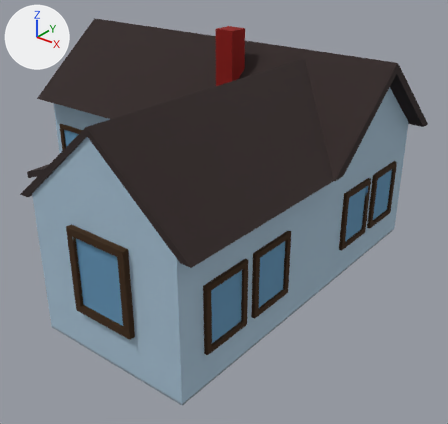
An edit to the glTF model Neighborhood/OSHouse01.glb, drawn before and after from the same camera.
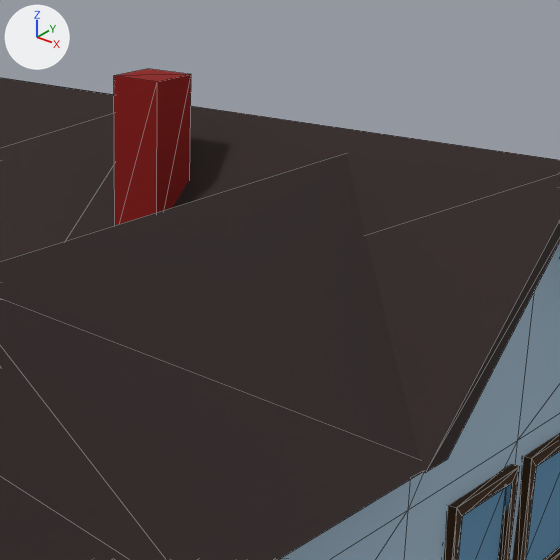
Each version appears first whole from a 50 mm camera at (5.94, -7.25, 4.89) aimed at (0.52, -0.48, 0.69), and next in a close-up on the part from 38% to 86% of the width and 0% to 51% of the height. Every picture has the same lights, and +X, +Y and +Z are marked at upper left. The close-ups show mesh edges as thin lines. Objects named as collision shapes, trigger or cutter boxes, shadow casters or lower levels of detail are left out. Where no turn or scale is listed for an object, it has been applied to the vertices. Vertices at the same position are counted once.

The first close-up shows 'Chimney', 'OSHouse01', 'OSHouse01Roof'.
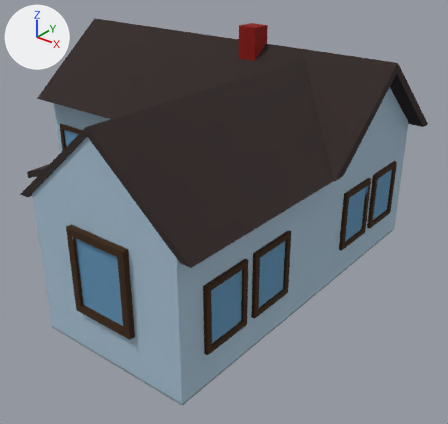
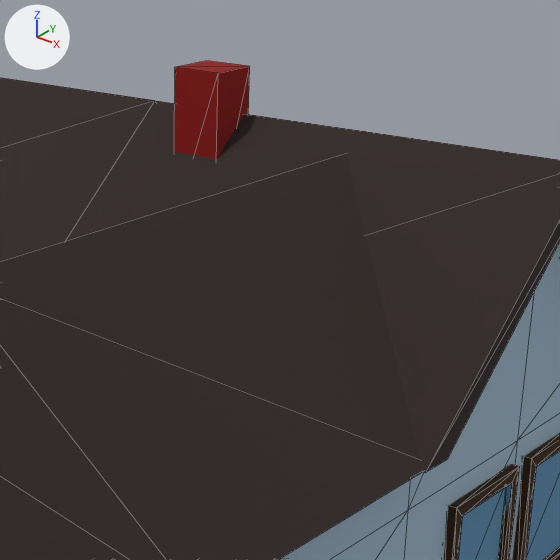
The newer file is also turned or shifted as a whole; pictures and numbers use the older file's frame.

The change, as a list of edits to the scene's bpy script:
```text
Change me_plane_034:
    where me_plane_034.from_pydata(...)  # 8 vertices, 10 faces; spans x -1.0..1.0, y -1.0..1.0, z -1.38..1.38
    used by ob_chimney; location = (0.141, 0.149, 2.859); scale = (-0.155, -0.155, -0.344)
    me_plane_034 part 1: the whole mesh is scaled about its middle by (-0.155, -0.155, -0.344)
Change ob_chimney:
    ob_chimney.scale: (-0.155, -0.155, -0.344) -> (1.0, 1.0, 1.0)
    ob_chimney.location: (0.141, 0.149, 2.859) -> (0.237, 0.587, 2.859)
```

What differs and where, as boxes (x1, y1, x2, y2) in the close-ups (560 x 560 px):
'Chimney', moved, rescaled: before (114, 69, 191, 225); after (174, 61, 250, 159)
